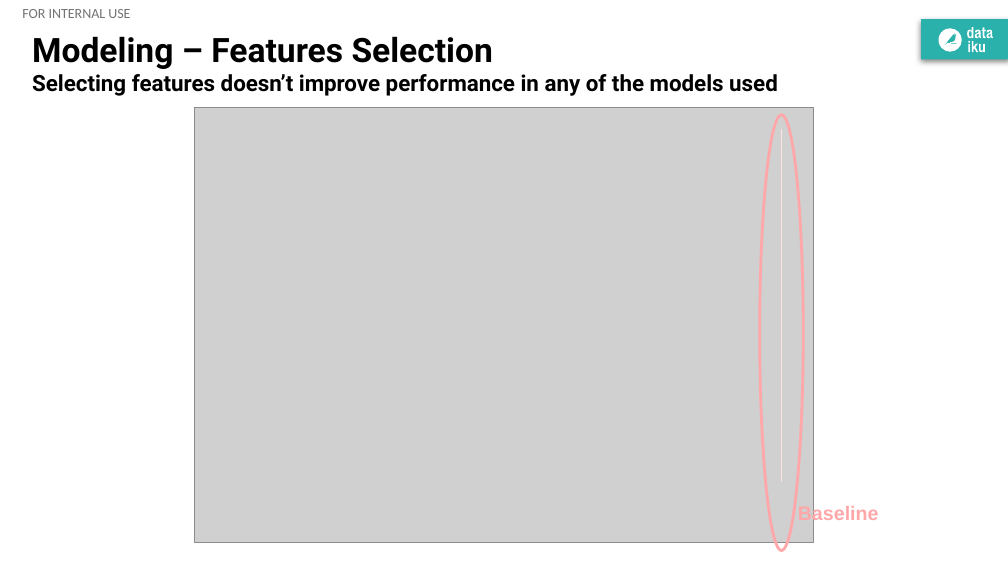
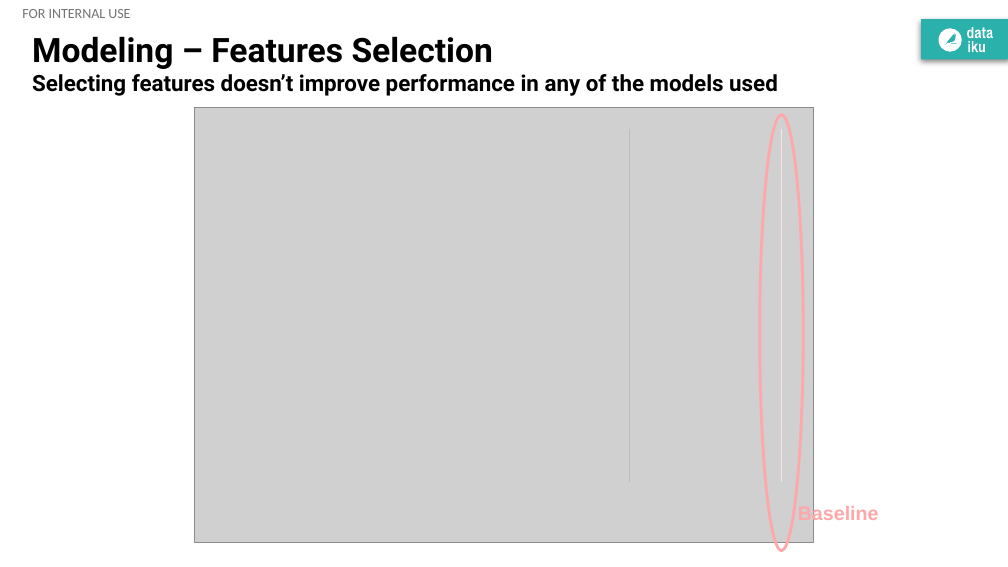
Before and after one commit to f-gibellini/census-analysis, a slide deck: slide 16 of docs/census_analysis_slides.pptx. Drawn at 1008x567 pixels with LibreOffice and Linux fonts; fonts in the diff are those of the drawing; grey boxes stand for pictures. Boxes give left, top, right and bottom in pixels: in the first picture for what was removed or moved away, otherwise in the second. Text is boxed around its words. In the diff, an @@ line names an element or a change of style, - is before the commit and + after.

```diff
--- a/docs/census_analysis_slides.pptx
+++ b/docs/census_analysis_slides.pptx
@@ line added from (630, 482) to (630, 129), #BDBDBD 0.75 pt @@
```
Also in this commit, not shown: 1 other slide changed.
